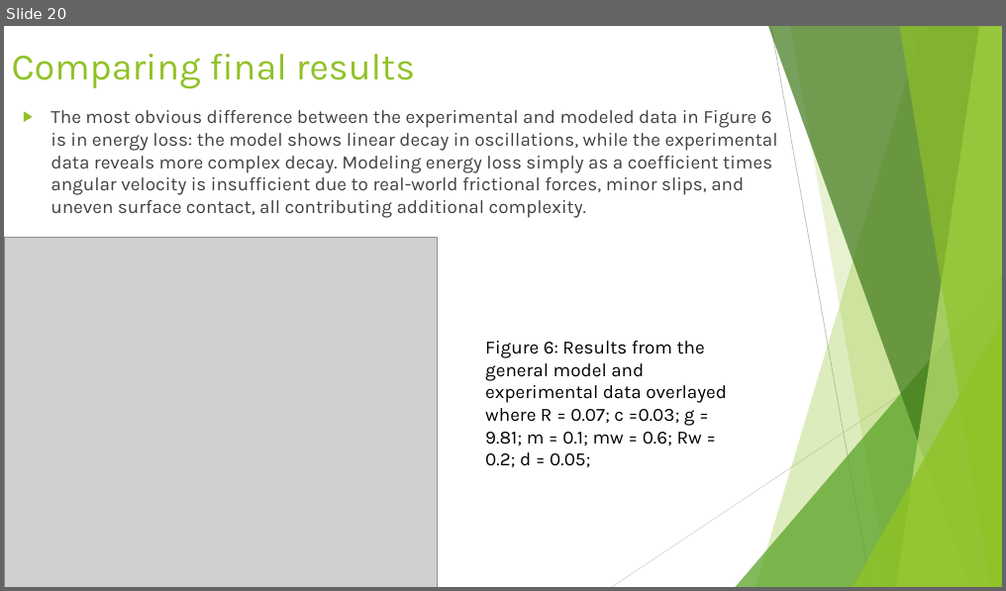
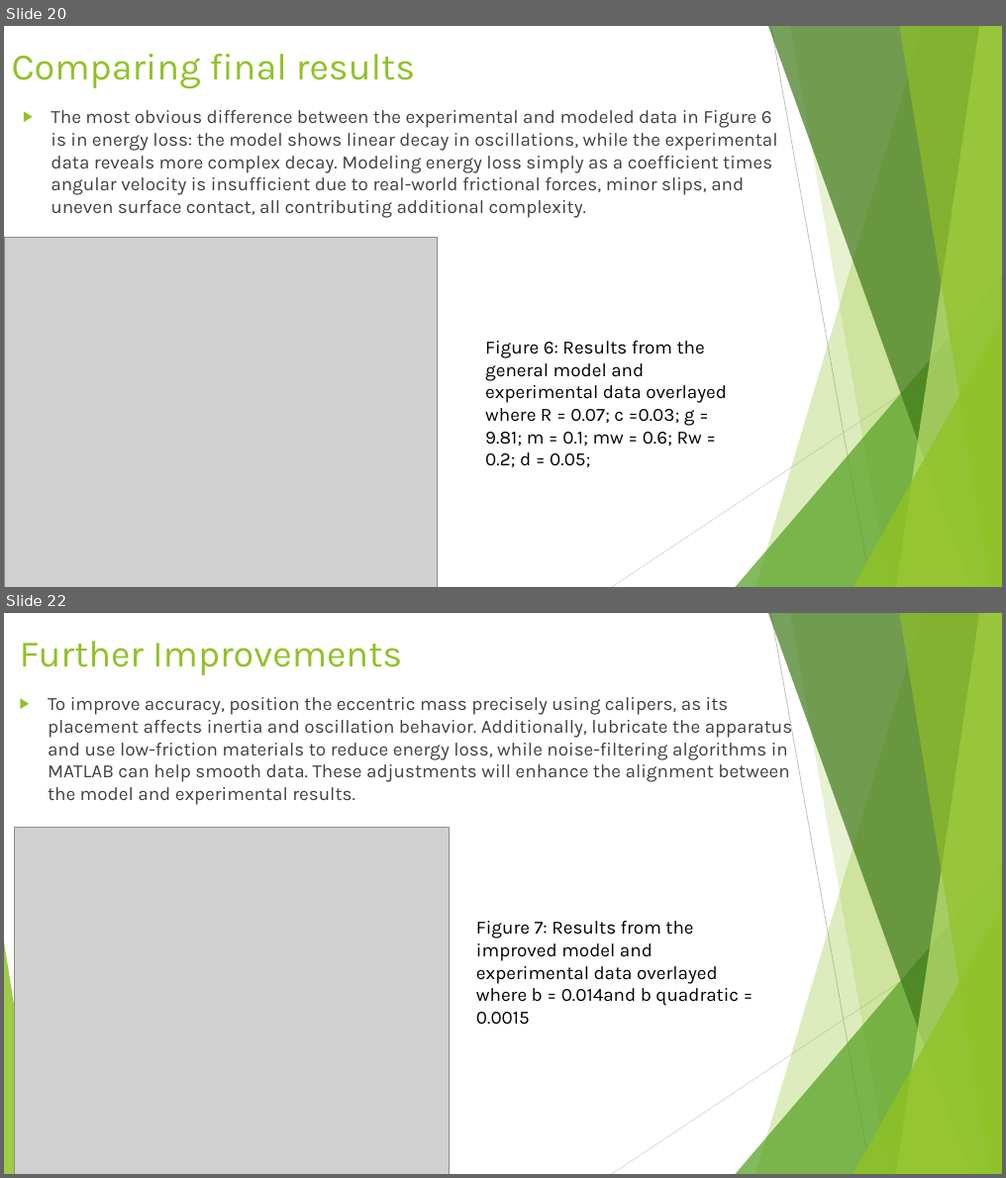
Before and after one commit to phoebelily1/PPM, a slide deck: PPM.pptx. Shown one above the other, each under a label of ours: slide 20 before the commit, slides 20 and 22 after it; the slides between them are not shown. The pictures are 1006x591 and 1006x1178 pixels, drawn with LibreOffice and Linux fonts; fonts in the diff are those of the drawing; grey boxes stand for pictures. Boxes give left, top, right and bottom in pixels: in the first picture for what was removed or moved away, otherwise in the second. Text is boxed around its words. In the diff, an @@ line names an element or a change of style, - is before the commit and + after.

```diff
--- a/PPM.pptx
+++ b/PPM.pptx
@@ slide 22 added at bbox=[4, 613, 1002, 1174], background #FFFFFF; not listed: 10 template elements that a slide beside it also shows @@
@@ title added at bbox=[20, 641, 402, 675], 36 pt, text #90C226 @@
+Further Improvements
@@ text added at bbox=[48, 697, 793, 805], 18 pt, text #404040 @@
+▶ To improve accuracy, position the eccentric mass precisely using calipers, as its placement affects inertia and oscillation behavior. Additionally, lubricate the apparatus and use low-friction materials to reduce energy loss, while noise-filtering algorithms in MATLAB can help smooth data. These adjustments will enhance the alignment between the model and experimental results.
@@ picture added at bbox=[15, 827, 449, 1174] @@
@@ text added at bbox=[476, 921, 739, 1025], 18 pt, text #000000 @@
+Figure 7: Results from the improved model and experimental data overlayed where b = 0.014and b quadratic = 0.0015
```
Also in this commit, not shown: 1 other slide added.
